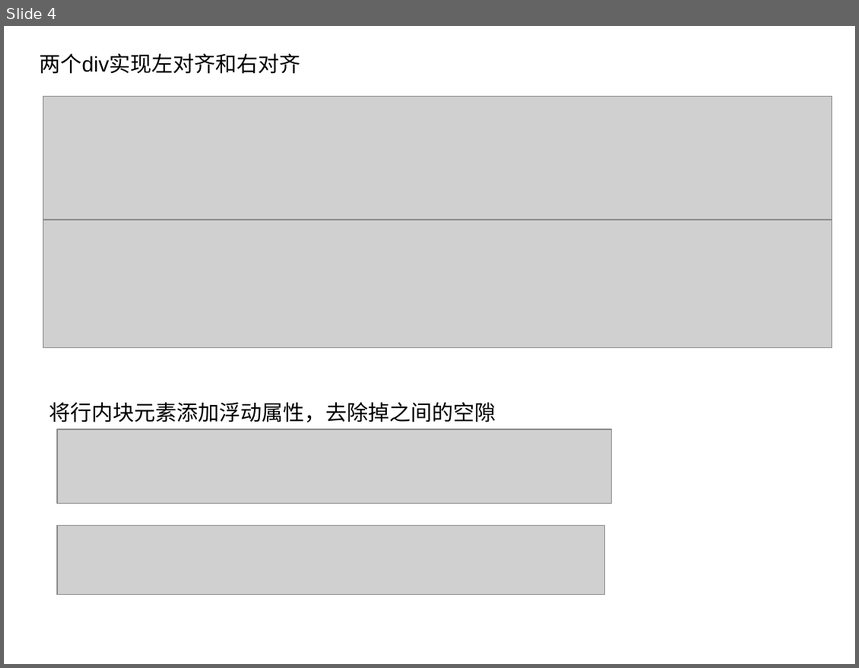
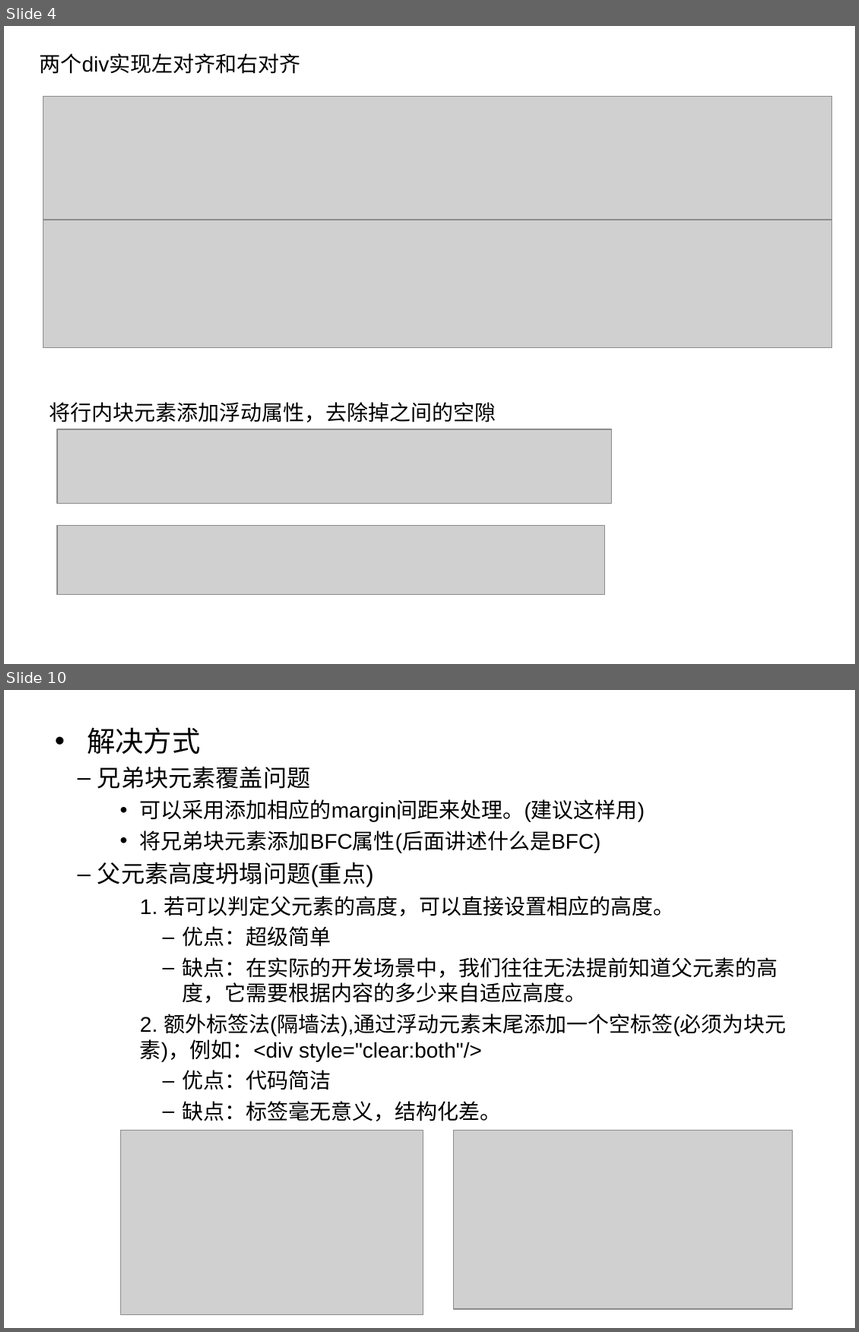
Before and after one commit to tiptophs/float, a slide deck: 浮动.ppt. Shown one above the other, each under a label of ours: slide 4 before the commit, slides 4 and 10 after it; the slides between them are not shown. The pictures are 859x668 and 859x1332 pixels, drawn with LibreOffice and Linux fonts; fonts in the diff are those of the drawing; grey boxes stand for pictures. Boxes give left, top, right and bottom in pixels: in the first picture for what was removed or moved away, otherwise in the second. Text is boxed around its words. In the diff, an @@ line names an element or a change of style, - is before the commit and + after.

```diff
--- a/浮动.ppt
+++ b/浮动.ppt
@@ slide 10 added at (4,690,855,1328), background #FFFFFF @@
@@ text added at (87,727,787,1122), 18 pt, text #000000 @@
+• 解决方式
+  – 兄弟块元素覆盖问题
+    • 可以采用添加相应的margin间距来处理。(建议这样用)
+    • 将兄弟块元素添加BFC属性(后面讲述什么是BFC)
+  – 父元素高度坍塌问题(重点)
+    1. 若可以判定父元素的高度，可以直接设置相应的高度。
+      – 优点：超级简单
+      – 缺点：在实际的开发场景中，我们往往无法提前知道父元素的高度，它需要根据内容的多少来自适应高度。
+    2. 额外标签法(隔墙法),通过浮动元素末尾添加一个空标签(必须为块元素)，例如：<div style="clear:both"/>
+      – 优点：代码简洁
+      – 缺点：标签毫无意义，结构化差。
@@ picture added at (120,1131,423,1315) @@
@@ picture added at (453,1131,792,1309) @@
```
Also in this commit, not shown: 1 slide changed, 9 other slides added, 4 slides removed, 6 other files.
